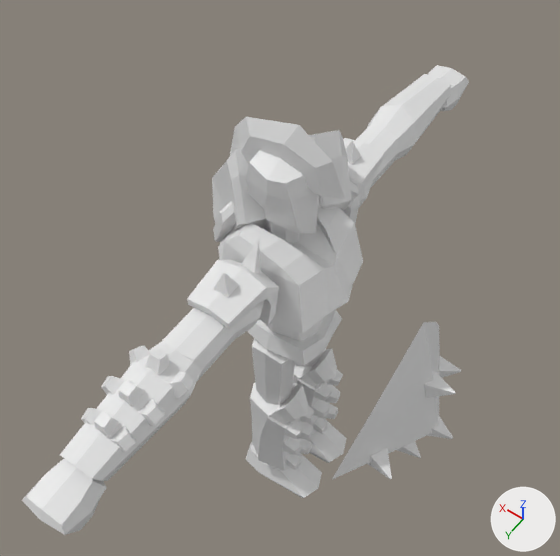
The FBX model Assets/Enemigos/EnemigoBrawler.fbx as it was, and as the next commit left it.
Rendered twice from a camera (50 mm lens) standing at (-1.12, 1.64, 4.1) and looking at (0.13, -0.1, 1.37). Lighting does not change. The marker at lower right points along +X, +Y and +Z. The picture after the commit comes second. Where no turn or scale is listed for an object, it has been applied to the vertices.

Before the edit, the objects in view are built like this:
```python
me_cubo_095 = bpy.data.meshes.new('Cubo.095')
me_cubo_095.from_pydata(...)  # 26 vertices, 24 faces; spans x -0.096..0.096, y -0.12..0.115, z -0.093..0.096
me_cubo_099 = bpy.data.meshes.new('Cubo.099')
me_cubo_099.from_pydata(...)  # 66 vertices, 54 faces; spans x -0.04..0.53, y -0.84..0.84, z -1.12..1.12
me_cubo_101 = bpy.data.meshes.new('Cubo.101')
me_cubo_101.from_pydata(...)  # 132 vertices, 126 faces; spans x -0.85..0.27, y -0.81..0.81, z -0.84..1.13
ob_escudo = bpy.data.objects.new('Escudo', me_cubo_099)
ob_escudo.location = (-0.612, 0.188, 1.452)
ob_escudo.rotation_euler = (-0.0136, 3.054, 0.00789)  # degrees (-0.8, 175, 0.5)
ob_escudo.scale = (0.492, 0.492, 0.492)
ob_manod = bpy.data.objects.new('ManoD', me_cubo_095)
ob_manod.location = (0.0, 1.235, 1.727)
ob_mochila_propulsora = bpy.data.objects.new('Mochila propulsora', me_cubo_101)
ob_mochila_propulsora.location = (0.127, -0.11, 1.768)
ob_mochila_propulsora.rotation_euler = (-0.0526, 0.287, 2.5)  # degrees (-3, 16, 143)
ob_mochila_propulsora.scale = (0.353, 0.353, 0.353)
# also in view: 'AntebrazoD.001' at (0.0, -0.9, 1.8); 'AntebrazoD' at (0.0, 0.9, 1.82); 'ManoD.001' at (0.0, -1.23, 1.73); 'Cabeza.003' at (0.04, 0.0, 2.16); 'BrazoD' at (0.0, 0.47, 1.84)
```
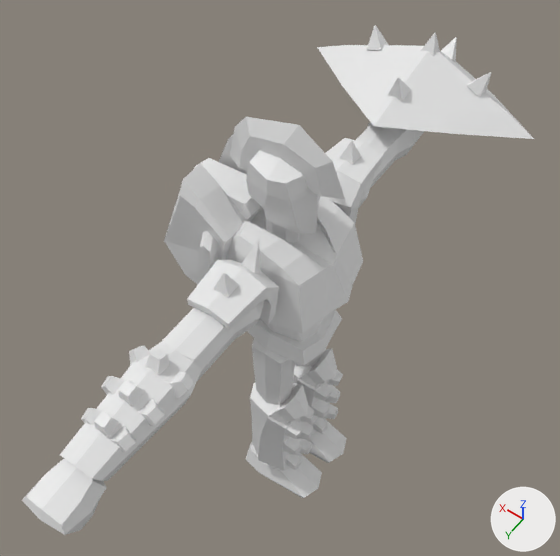
Where the change shows, as pixel boxes [x1, y1, x2, y2] in the pictures (560 x 556 px):
```json
{"object": "Escudo", "change": "moved, turned", "before": [332, 321, 461, 479], "after": [317, 25, 534, 139]}
{"object": "Mochila propulsora", "change": "moved, turned", "before": [212, 130, 359, 243], "after": [164, 135, 262, 285]}
{"object": "AntebrazoD.001", "change": "unchanged, covered by the edit", "before": [367, 74, 451, 160], "after": [367, 122, 424, 160]}
```

Edits to the scene script, one JSON object a line:
```json
{"op": "set", "path": "ob_mochila_propulsora.location", "old": "(0.127, -0.11, 1.768)", "new": "(0.24, 0.0, 1.704)"}
{"op": "set", "path": "ob_mochila_propulsora.rotation_euler", "old": "(-0.0526, 0.287, 2.5)", "new": "(0.0, 0.0, -3.142)", "note": "degrees (-3, 16, 143) -> degrees (0, 0, -180)"}
{"op": "set", "path": "ob_escudo.location", "old": "(-0.612, 0.188, 1.452)", "new": "(0.0, -0.991, 1.9)"}
{"op": "set", "path": "ob_escudo.rotation_euler", "old": "(-0.0136, 3.054, 0.00789)", "new": "(-1.571, -1.357, -1.571)", "note": "degrees (-0.8, 175, 0.5) -> degrees (-90, -78, -90)"}
```
